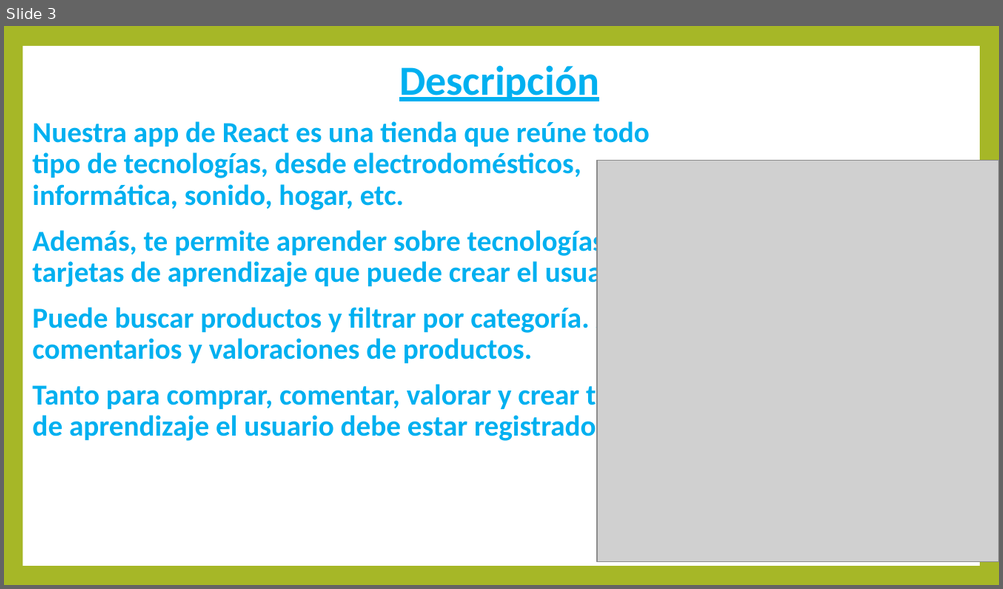
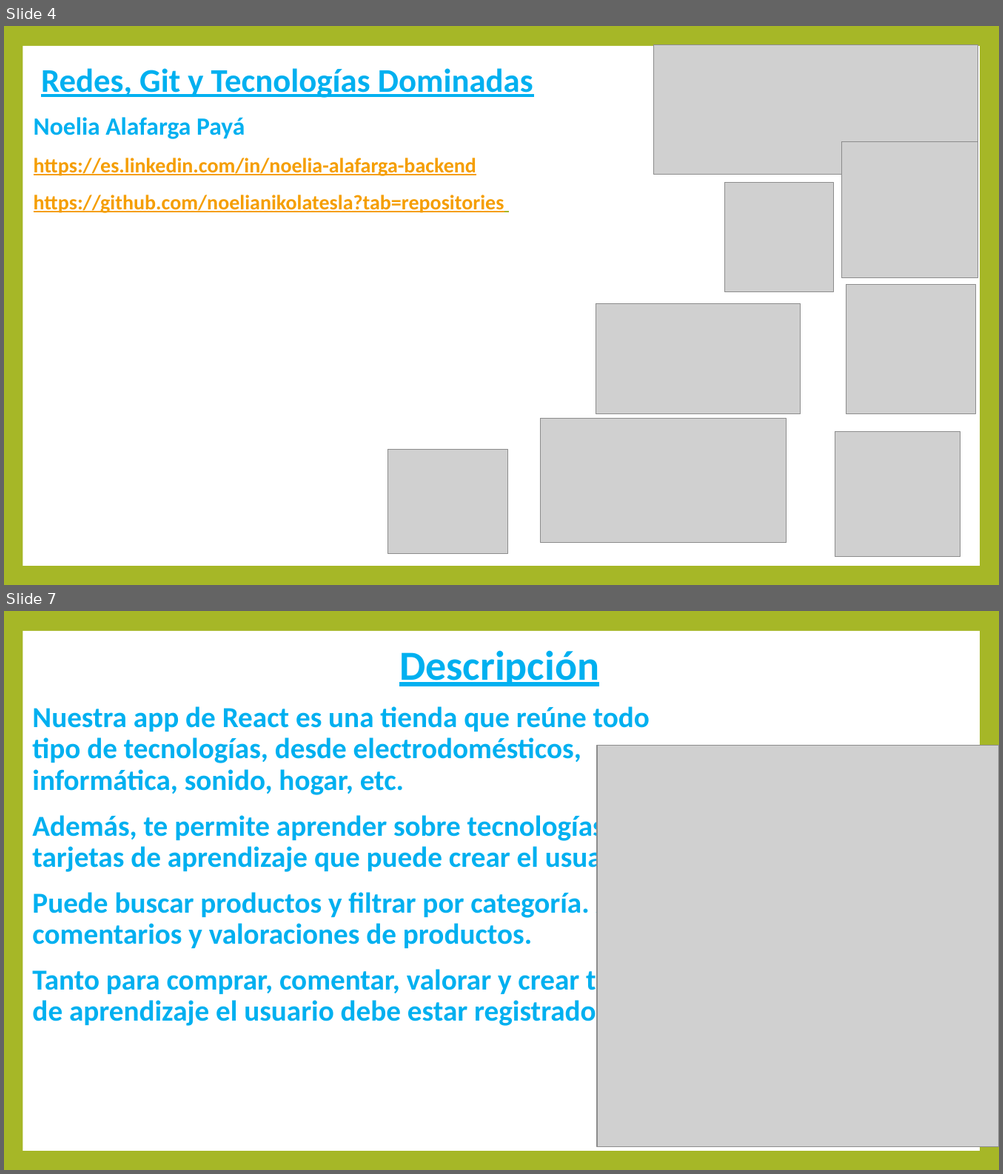
Before and after one commit to DavidCorredorMiguel/proyectogrupo2, a slide deck: Presentacion Tech Learn.pptx. Shown one above the other, each under a label of ours: slide 3 before the commit, slides 4 and 7 after it; the slides between them are not shown. The pictures are 1003x589 and 1003x1174 pixels, drawn with LibreOffice and Linux fonts; fonts in the diff are those of the drawing; grey boxes stand for pictures. Boxes give left, top, right and bottom in pixels: in the first picture for what was removed or moved away, otherwise in the second. Text is boxed around its words. In the diff, an @@ line names an element or a change of style, - is before the commit and + after.

```diff
--- a/Presentacion Tech Learn.pptx
+++ b/Presentacion Tech Learn.pptx
@@ slide 4 added at [4,26,999,585], background #A6B727; not listed: 1 template element that a slide beside it also shows @@
@@ picture added at [653,45,978,175] @@
@@ title added at [41,68,533,98], 32 pt, text #00B0F0, bold, underline @@
+Redes, Git y Tecnologías Dominadas
@@ text added at [34,117,504,213], 20 pt, text #F59E00, bold, underline @@
+Noelia Alafarga Payá
+https://es.linkedin.com/in/noelia-alafarga-backend
+https://github.com/noelianikolatesla?tab=repositories
@@ picture added at [841,141,978,278] @@
@@ picture added at [725,183,834,292] @@
@@ picture added at [845,285,975,414] @@
@@ picture added at [596,304,800,414] @@
@@ picture added at [540,419,786,544] @@
@@ picture added at [835,432,961,557] @@
@@ picture added at [387,450,508,554] @@
@@ what was slide 3 is now slide 7 @@
```
Also in this commit, not shown: 2 slides changed, 4 other slides added, 11 other files.
